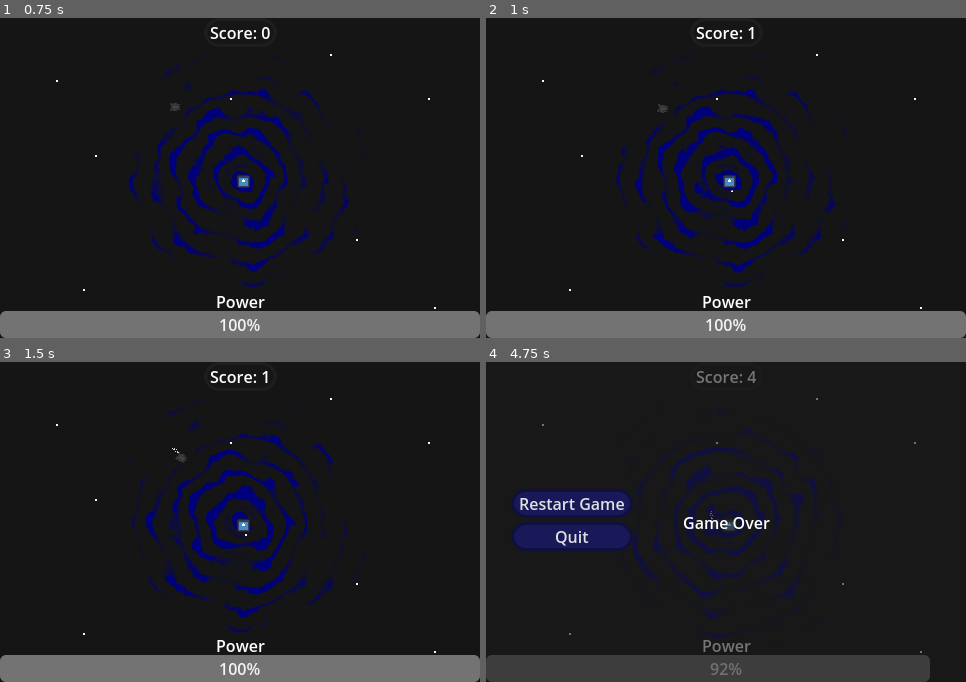
Above: before the commit, frames 1-4 (two rows, left to right).
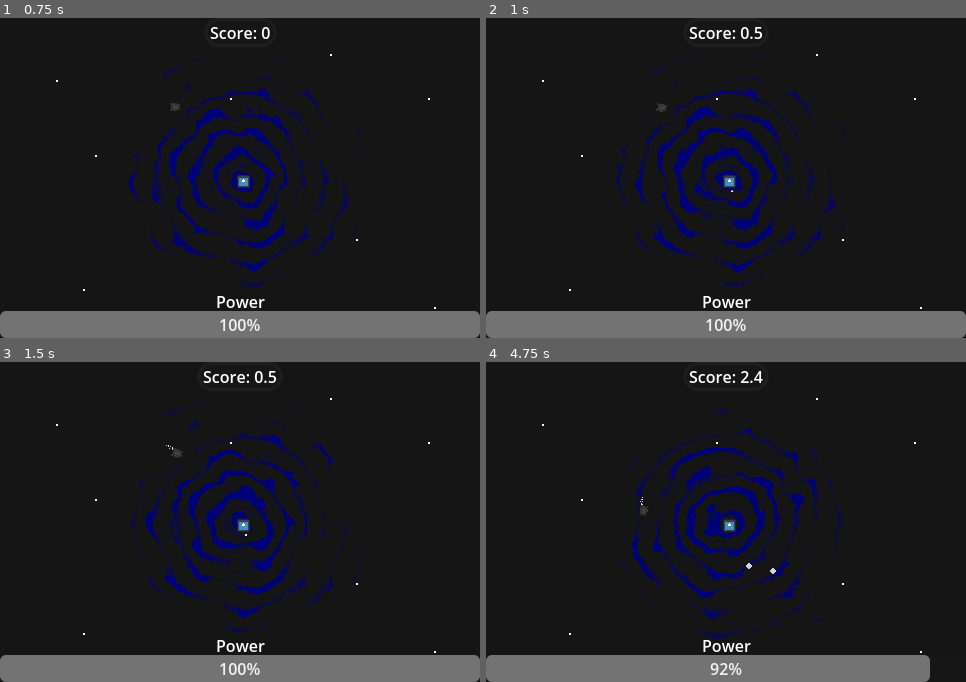
Above: after the commit, the same moments.

Repository: maiconpintoabreu/black_hole_frenzy
Game: Godot game, scene res://level.tscn
The game is run twice, just before and just after one commit, with the same random seed, the same clock (stepped at 60 frames per second) and the same inputs. The engine's default icon, where the game draws it, is replaced by a stand-in: a white triangle on a blue panel in a dark square.
Inputs:
- Up to frame 1 (0.75 s): click "Start Game" at 0.5 s
- Up to frame 2 (1 s): no input
- Up to frame 3 (1.5 s): hold Right (ui_right) from 1.28 s (still down)
- Up to frame 4 (4.75 s): release Right (ui_right) at 2.03 s; hold Left (ui_left) 2.03-2.78 s; hold Right (ui_right) 2.78-3.53 s; hold Up (ui_up) 3.53-4.28 s; hold Left (ui_left) from 4.28 s (still down)

Frame 1 is identical in both runs. In frame 2, 0.4% of the frame differs, in the area x 35-58%, y 2-30%; in frame 3, 0.4%; in frame 4, 16%, in the area x 0-93%, y 2-100%.

Commit message:
set levels to work as simple as possible

Diff:
--- a/Scripts/Fuel.gd
+++ b/Scripts/Fuel.gd
@@ -1,4 +1,8 @@
 extends Area2D
+@onready var destroy_timer: Timer = $DestroyTimer
+@onready var animated_sprite_2d: AnimatedSprite2D = $AnimatedSprite2D
+
+var is_ending:bool = false
 
 func _on_destroy_timer_timeout() -> void:
 	queue_free()
@@ -8,3 +12,9 @@
 	if body is Player:
 		body.refill_fuel(20)
 		queue_free()
+
+func _physics_process(_delta: float) -> void:
+	if is_ending: return
+	if destroy_timer.time_left < 1:
+		is_ending = true
+		animated_sprite_2d.speed_scale = 2
--- a/Scripts/Level.gd
+++ b/Scripts/Level.gd
@@ -1,7 +1,7 @@
 extends Node2D
 var score:float = 0
 var gravity_direction:Vector2 = Vector2.ZERO
-@export var gravity_pull = 60000
+@export var gravity_pull = 0.1
 @onready var character_body_2d: RigidBody2D = $CharacterBody2D
 @onready var black_hole: ColorRect = $CanvasLayer2/BlackHole
 @onready var game_over_panel: Panel = $CanvasLayer/GameOverPanel
@@ -10,7 +10,8 @@
 @onready var game_ui: Control = $CanvasLayer/GameUI
 @onready var fuel_spawner_timer: Timer = $FuelSpawnerTimer
 @onready var fuel_spawner: Node2D = $FuelSpawner
-
+var character_by_black_hole:Vector2
+var character_distance_black_hole:float
 
 var level:int = 1
 var max_level:int = 10
@@ -27,8 +28,10 @@
 func _physics_process(_delta: float) -> void:
 	if is_on_menu: return
 	if is_dead: return
-	gravity_direction = character_body_2d.global_position.direction_to(get_viewport_rect().get_center()).normalized()
-	character_body_2d.apply_force(gravity_direction*gravity_pull,gravity_direction)
+	character_by_black_hole = character_body_2d.global_position.direction_to(get_viewport_rect().get_center())
+	character_distance_black_hole = character_body_2d.global_position.distance_to(get_viewport_rect().get_center())
+	gravity_direction = character_by_black_hole.normalized()
+	character_body_2d.apply_force(gravity_direction*(gravity_pull*level),gravity_direction)
 
 func _on_start_button_pressed() -> void:
 	character_body_2d.reset()
@@ -50,13 +53,16 @@
 		fuel_spawner_timer.stop()
 		for fuel in fuel_spawner.get_children():
 			fuel.queue_free()
+func round_place(num:float,places:int)->float:
+	return (round(num*pow(10,places))/pow(10,places))
 
 func _on_level_timer_timeout() -> void:
 	if is_on_menu: return
 	if is_dead: return
-	score = score+1
-	score_label.text = str("Score: ",score)
-
+	score = score+(50/character_distance_black_hole)*level
+	score_label.text = str("Score: ",round_place(score,1))
+	if fmod(score, 20*level) == 0.0:
+		level = clamp(level+1,1,max_level)
 
 func _on_quit_button_pressed() -> void:
 	get_tree().quit()
--- a/Scripts/Player.gd
+++ b/Scripts/Player.gd
@@ -5,8 +5,8 @@
 @onready var right_turbune: AnimatedSprite2D = $RightTurbune
 @onready var power_bar: ProgressBar = $"../CanvasLayer/GameUI/PowerBar"
 
-@export var engine_power:float = 120000
-@export var spin_power:float = 250000
+@export var engine_power:float = 1.4
+@export var spin_power:float = 1.8
 @export var power_drain:float = 10
 var thrust := Vector2.ZERO
 var rotation_dir:float = 0
@@ -35,6 +35,8 @@
 func _ready()->void:
 	start_position = global_position
 	start_rotation = global_rotation
+	freeze = true
+	is_dead = true
 
 func get_input()->void:
 	thrust = Vector2.ZERO
--- a/level.tscn
+++ b/level.tscn
@@ -288,7 +288,7 @@
 
 [node name="CharacterBody2D" type="RigidBody2D" parent="."]
 position = Vector2(177, 89)
-mass = 2000.0
+mass = 0.01
 gravity_scale = 0.0
 can_sleep = false
 linear_damp = 1.0
